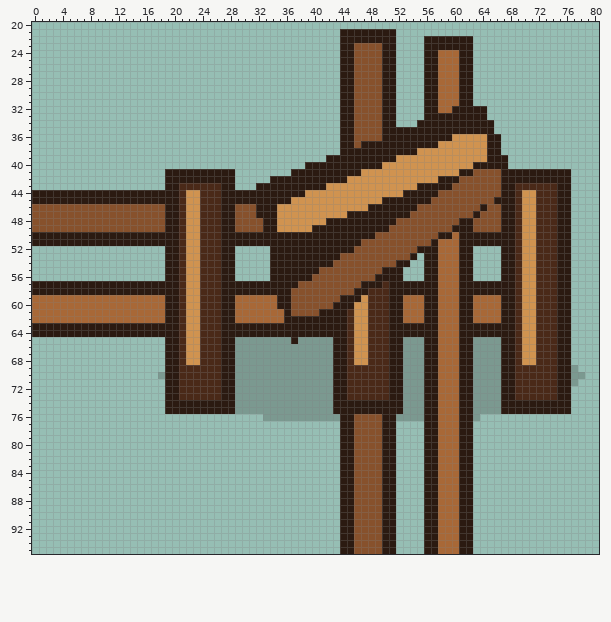
Two versions of one pixel-art file, assets/source/aseprite/objects/placeables_96/gate_open_corner-down-left_96.aseprite. The picture above was drawn from the file before the commit.
96x96 pixels, 1 frame. Shown: x 0..80, y 20..95.
Once edited:
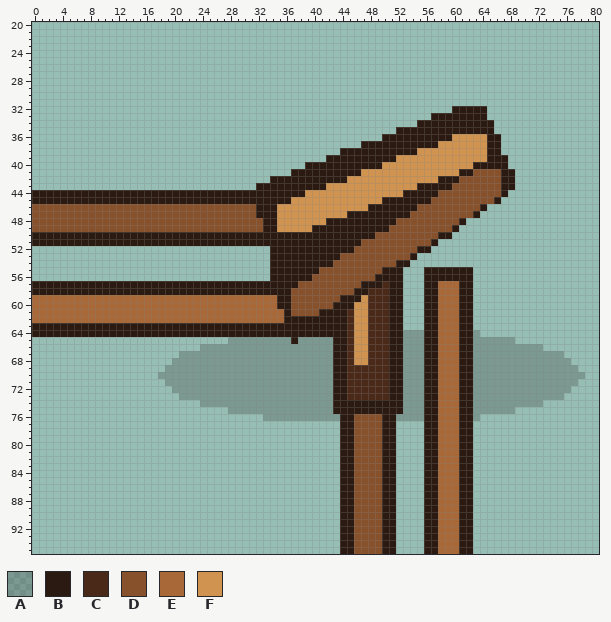
Palette (. is transparent): A #1b120d37  B #2b1a11  C #4a2918  D #87512c  E #a86837  F #d09350
Changes in this commit:
Changed rows in their new state; - is an unchanged pixel.
first column x 44:
21 ........-----------
22 ........----.......
23 ........----.......
24 ........----.......
25 ........----.......
26 ........----.......
27 ........----.......
28 ........----.......
29 ........----.......
30 ........----.......
31 ........----.......
32 ........----....---
33 ........----.------
34 ........-----------
35 ........-----------
36 ......-------------
37 ...----------------
first column x 19:
41 ..........----------------------------------------........
42 ..........----------------------------------------........
43 ..........----------------------------------------........
44 --BBBBBB-----------------------------------------.........
45 --BBBBBB----------------------------------------..........
46 DDDDDDDDDD------------------------------------............
47 DDDDDDDDDD-----------------------------------.............
48 DDDDDDDDDD---------------------------------...............
49 DDDDDDDDDD--------------------------------................
50 --BBBBBB---------------------------------.................
51 --BBBBBB-------------------------------...................
52 ..........----------------------------......----..........
53 ..........---------------------------.......----..........
54 ..........---------------------------.......----..........
55 ..........-----------------------------BBB------..........
56 ..........-----------------------------BBB------..........
57 --BBBBBB--------------------------...-------..............
58 --BBBBBB--------------------------...-------..............
59 EEEEEEEEEE------------------------...-------..............
60 EEEEEEEEEE------------------------...-------..............
61 EEEEEEEEEE------------------------...-------..............
62 EEEEEEEEEE------------------------...-------..............
63 --BBBBBB--------------------------...-------..............
64 --BBBBBB--------------------------AAA-------A.............
65 .........A--------------------------------------AA........
66 .....AAAAA--------------------------------------AAAAAA....
67 ..AAAAAAAA--------------------------------------AAAAAAAAA.
68 .AAAAAAAAA--------------------------------------AAAAAAAAAA
69 AAAAAAAAAA--------------------------------------AAAAAAAAAA
70 AAAAAAAAAA--------------------------------------AAAAAAAAAA
71 AAAAAAAAAA--------------------------------------AAAAAAAAAA
72 .AAAAAAAAA--------------------------------------AAAAAAAAAA
73 ..AAAAAAAA--------------------------------------AAAAAAAAA.
74 .....AAAAA--------------------------------------AAAAAA....
75 .........A--------------------------------------AA........
